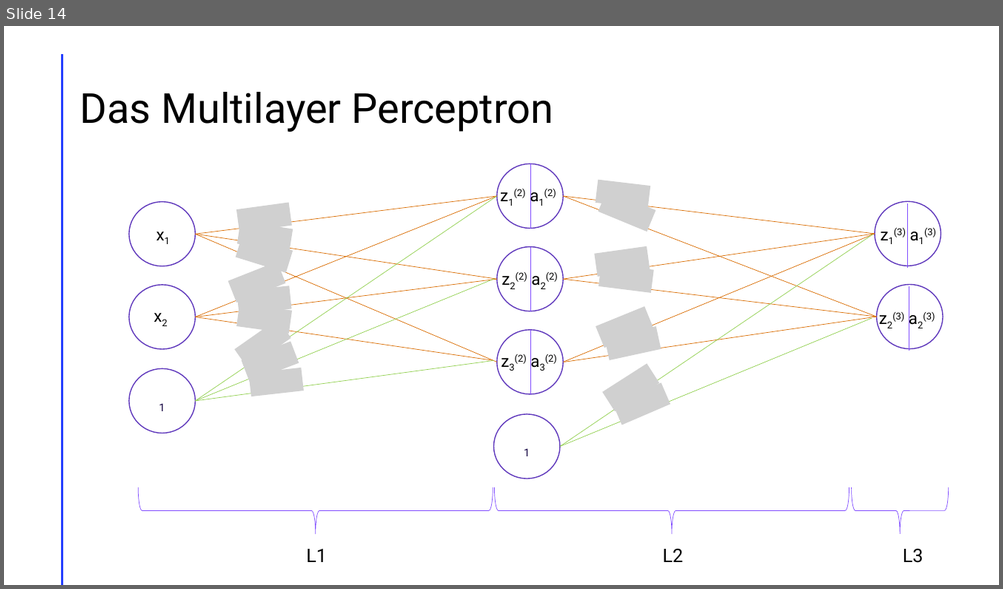
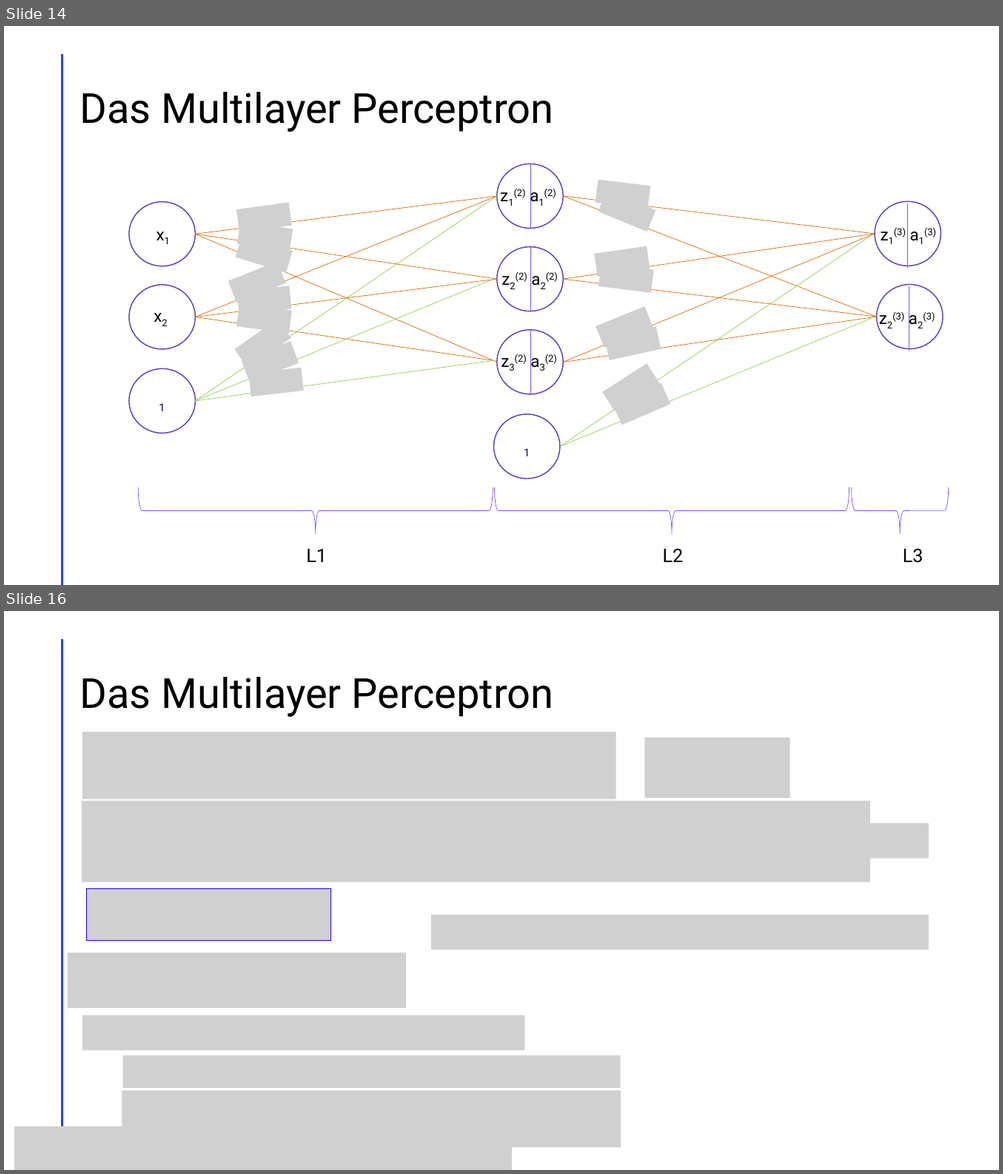
Before and after one commit to LeChummpy/PK, a slide deck: Präsi/präsi (3).pptx. Shown one above the other, each under a label of ours: slide 14 before the commit, slides 14 and 16 after it; the slides between them are not shown. The pictures are 1003x589 and 1003x1174 pixels, drawn with LibreOffice and Linux fonts; fonts in the diff are those of the drawing; grey boxes stand for pictures. Boxes give left, top, right and bottom in pixels: in the first picture for what was removed or moved away, otherwise in the second. Text is boxed around its words. In the diff, an @@ line names an element or a change of style, - is before the commit and + after.

```diff
--- a/Präsi/präsi (3).pptx
+++ b/Präsi/präsi (3).pptx
@@ slide 16 added at bbox=[4, 611, 999, 1170], background #FFFFFF; not listed: 1 template element that a slide beside it also shows @@
@@ title added at bbox=[79, 677, 554, 717], 40 pt, text #000000 @@
+Das Multilayer Perceptron
@@ picture added at bbox=[82, 732, 616, 799] @@
@@ picture added at bbox=[645, 738, 791, 798] @@
@@ picture added at bbox=[82, 801, 870, 883] @@
@@ picture added at bbox=[788, 823, 928, 859] @@
@@ picture added at bbox=[87, 889, 331, 941] @@
@@ picture added at bbox=[431, 914, 928, 950] @@
@@ picture added at bbox=[68, 953, 406, 1008] @@
@@ picture added at bbox=[82, 1015, 525, 1051] @@
@@ picture added at bbox=[122, 1056, 620, 1088] @@
@@ picture added at bbox=[122, 1091, 620, 1147] @@
@@ picture added at bbox=[14, 1127, 512, 1170] @@
```
Also in this commit, not shown: 1 slide changed.
